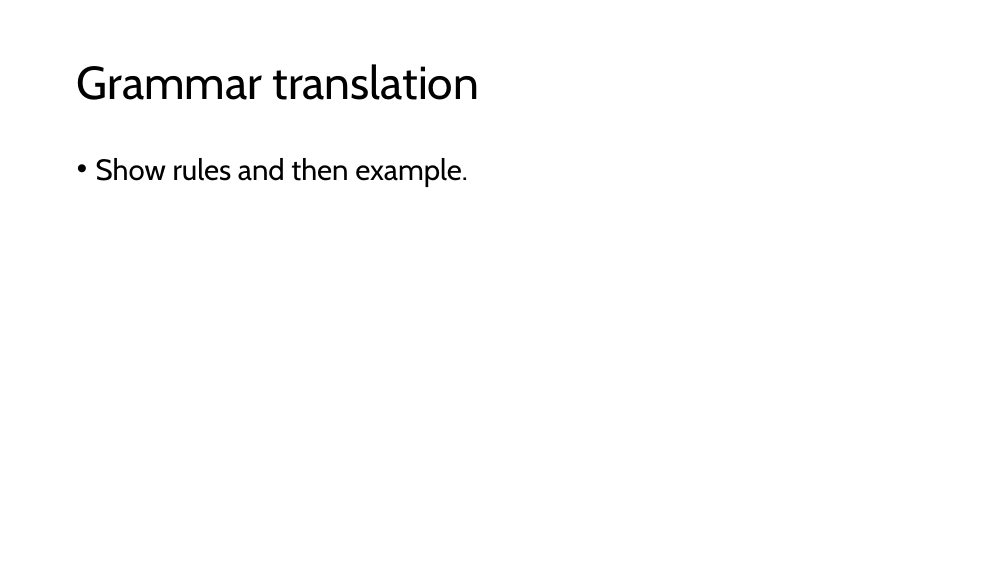
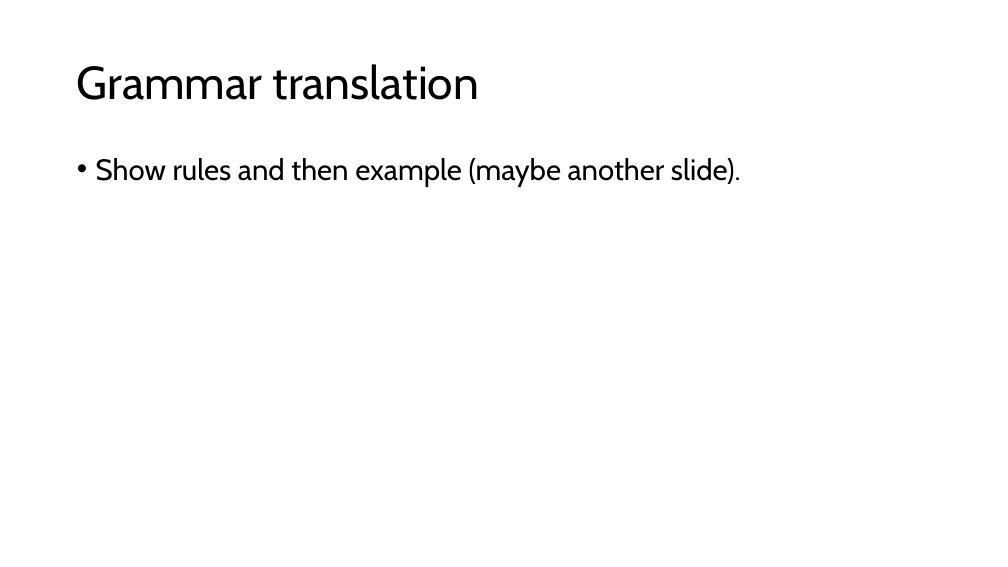
Before and after one commit to inesgarciaslopes/type-operators, a slide deck: slide 17 of latex/Inforum/slides/presentation.pptx (slide 11 before the commit). Drawn at 1008x567 pixels with LibreOffice and Linux fonts; fonts in the diff are those of the drawing. Boxes give left, top, right and bottom in pixels: in the first picture for what was removed or moved away, otherwise in the second. Text is boxed around its words. In the diff, an @@ line names an element or a change of style, - is before the commit and + after.

```diff
--- a/latex/Inforum/slides/presentation.pptx
+++ b/latex/Inforum/slides/presentation.pptx
@@ text at (x1=96, y1=158, x2=741, y2=187): text changed @@
-• Show rules and then example.
+• Show rules and then example (maybe another slide).
```
Also in this commit, not shown: 2 other slides changed, 9 slides added, 3 slides removed.
